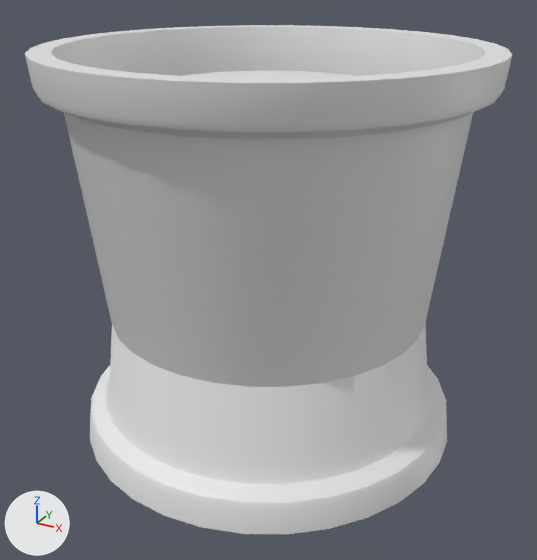
The FBX model Assets/_Games/Ressources/3D/MumSweeper/Chateau_2.fbx, before and after one commit.
Before and after are seen from a camera (50 mm lens) standing at (1.109, -2.017, 1.534) and looking at (0.021, -0.039, 0.545). Lighting does not change. The marker at lower left points along +X, +Y and +Z.

The scene before the commit, as lines of its bpy script (objects in view):
```python
me_cylinder = bpy.data.meshes.new('Cylinder')
me_cylinder.from_pydata(...)  # 352 vertices, 321 faces; spans x -0.638..0.638, y -0.638..0.638, z 0.008..1.152
me_cylinder_001 = bpy.data.meshes.new('Cylinder.001')
me_cylinder_001.from_pydata(...)  # 384 vertices, 354 faces; spans x -0.692..0.692, y -0.692..0.692, z 0.042..1.283
me_cylinder_001.materials.append(mat_seau)  # white #e7e7e7
ob_chateau = bpy.data.objects.new('chateau', me_cylinder)
ob_chateau.location = (0.0, 0.0, 0.0)
ob_seau = bpy.data.objects.new('seau', me_cylinder_001)
ob_seau.location = (0.0, 0.0, 0.0)
```
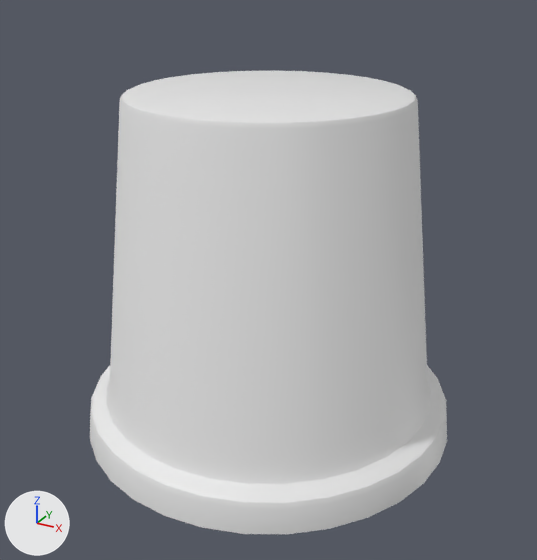
Where the change shows, as pixel boxes [x1, y1, x2, y2] in the pictures (537 x 560 px):
```json
{"object": "seau", "change": "deleted", "before": [25, 25, 512, 387]}
{"object": "chateau", "change": "unchanged, uncovered by the edit", "before": [90, 71, 447, 534], "after": [90, 71, 447, 534]}
```

Scene script edits in JSON lines:
```json
{"op": "remove", "block": "ob_seau", "code": ["ob_seau = bpy.data.objects.new('seau', me_cylinder_001)", "ob_seau.location = (0.0, 0.0, 0.0)"]}
```
